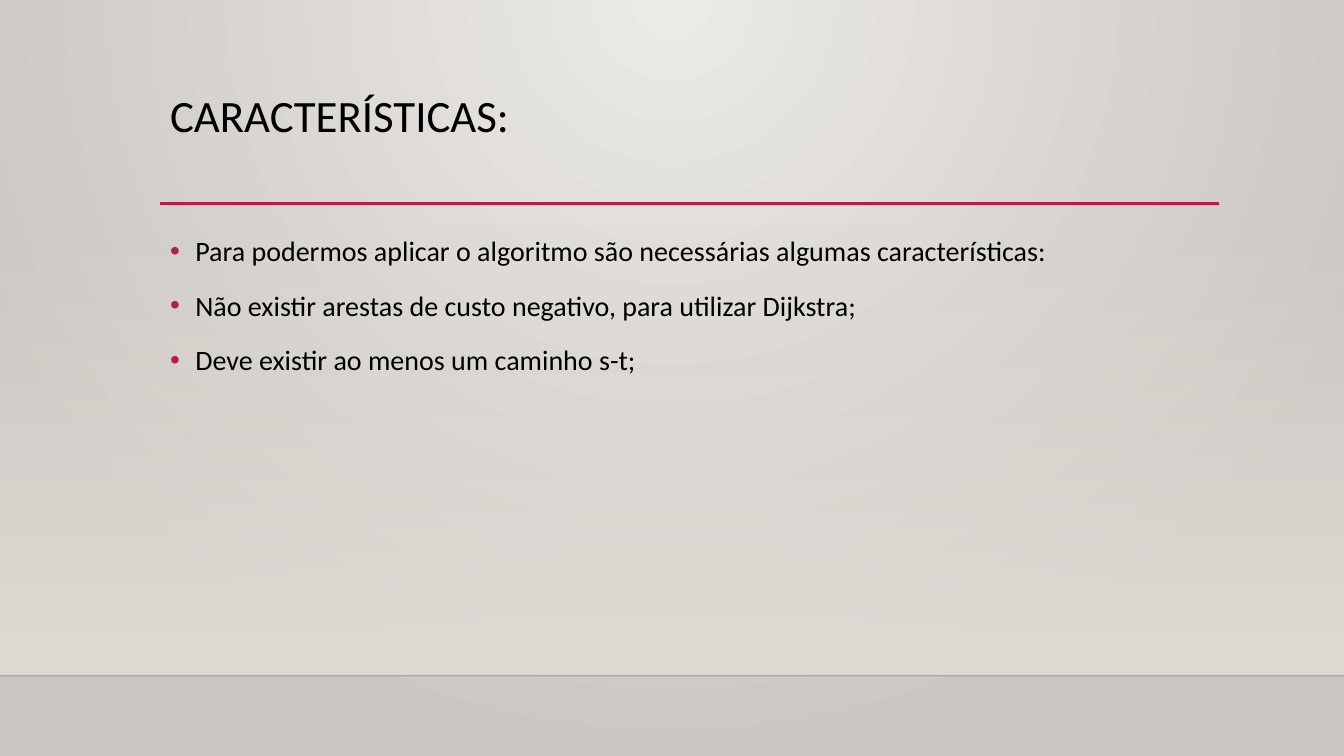
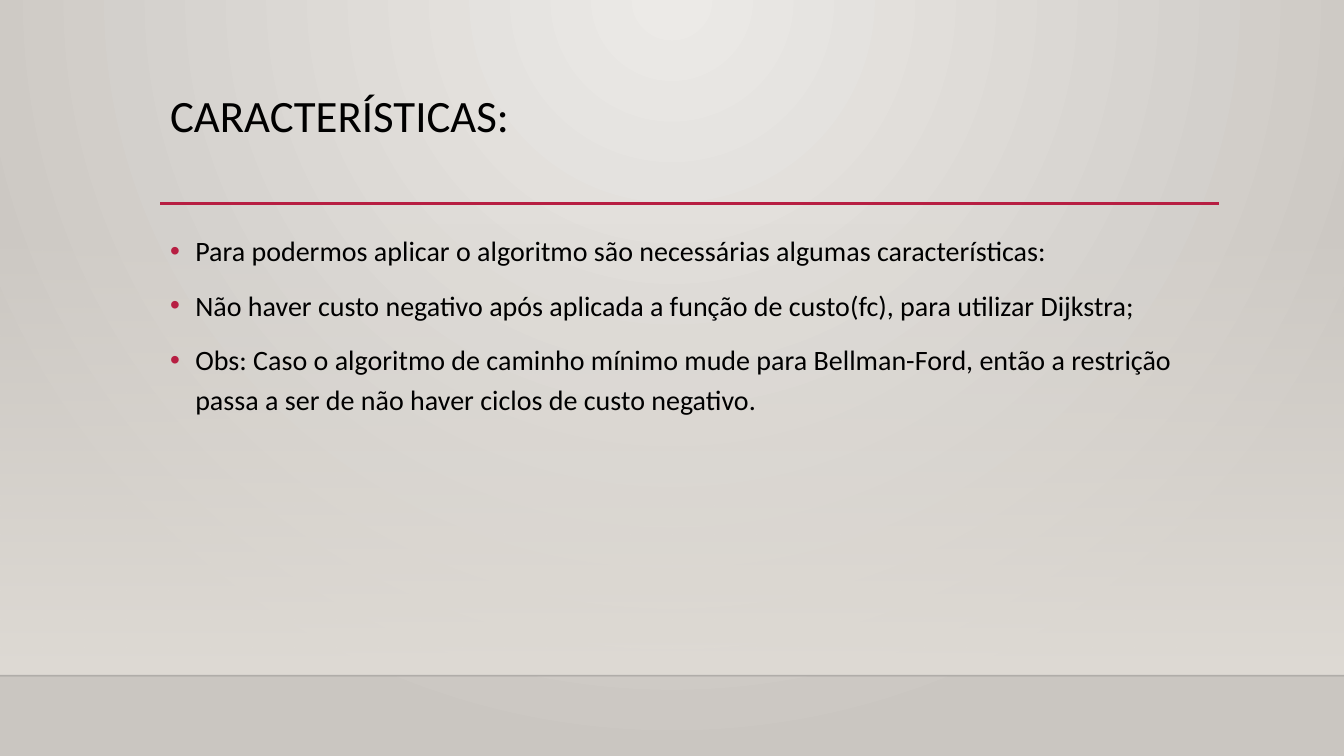
Before and after one commit to vitorhugoclz/EclipseProject, a slide deck: slide 5 of FluxoCustoMinimo/slides e texto/Apresentacao.pptx. Drawn at 1344x756 pixels with LibreOffice and Linux fonts; fonts in the diff are those of the drawing; background and template pictures are left out. Boxes give left, top, right and bottom in pixels: in the first picture for what was removed or moved away, otherwise in the second. Text is boxed around its words. In the diff, an @@ line names an element or a change of style, - is before the commit and + after.

```diff
--- a/FluxoCustoMinimo/slides e texto/Apresentacao.pptx
+++ b/FluxoCustoMinimo/slides e texto/Apresentacao.pptx
@@ text at (195, 295, 1170, 415): text changed @@
-• Não existir arestas de custo negativo, para utilizar Dijkstra;
-• Deve existir ao menos um caminho s-t;
+• Não haver custo negativo após aplicada a função de custo(fc), para utilizar Dijkstra;
+• Obs: Caso o algoritmo de caminho mínimo mude para Bellman-Ford, então a restrição passa a ser de não haver ciclos de custo negativo.
```
Also in this commit, not shown: 2 other slides changed, 9 slides added, 4 other files.
